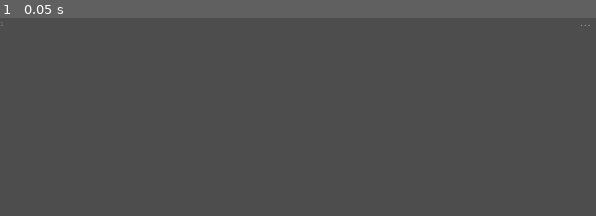
Above: before the commit, frame 1.
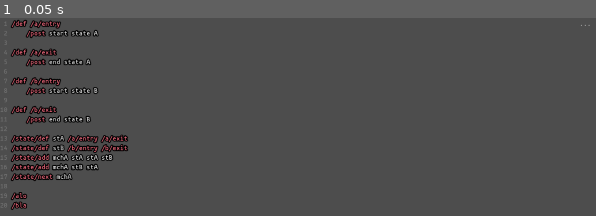
Above: after the commit, the same moment.

Repository: loopier/animatron
Game: Godot game, scene res://main.tscn
Two runs of this game, one before a commit and one after it. Both use one fixed random seed, a clock stepped at 60 frames per second and the inputs below.
Inputs:
- Up to frame 1 (0.05 s): no input

The runs differ from the first frame. In frame 1, 4.3% of the frame differs, in the area x 0-22%, y 1-97%.

Commit message:
Implement proto `/state*`

Diff:
--- a/CommandInterface.gd
+++ b/CommandInterface.gd
@@ -22,7 +22,8 @@
 @onready var actorsNode: Node
 @onready var routinesNode: Node
 @onready var stateMachines: Dictionary
-@onready var commandManger: Node
+@onready var stateChangedCallback: Callable
+@onready var commandManager: Node
 @onready var midiCommands: Array
 @onready var oscSender: OscReceiver
 var animationsLibrary: SpriteFrames ## The meta node containing these frames needs to be initialized in _ready
@@ -71,6 +72,7 @@
 	"/routine/finished": CommandDescription.new(finishedRoutine, "routine:s cmd:s", "Set the CMD to be sent when the ROUTINE (name) is finished.", Flags.asArray(true)),
 	"/wait": CommandDescription.new(wait, "time:f cmd:...", "Wait some TIME to execute the CMD.", Flags.asArray(true)),
 	# state machine
+	"/state/def": CommandDescription.new(defineState, "state:s entry:s exit:s", "Define a STATE with an ENTRY `/def` to be executed when the state begins, and an EXIT `/def` to be executed when it ends. Both should be existing `/def`s without parameters."),
 	"/state/add": CommandDescription.new(addState, "machine:s state:s next:s", "Add a STATE with a name to the state MACHI …(230 unchanged characters)…
 	"/states": CommandDescription.new(listStates, "", "Get a list of states for the given ACTOR."),
 	"/state/free": CommandDescription.new(freeState, "machine:s state:s", "Remove the STATE from the state MACHINE."),
@@ -184,7 +186,7 @@
 
 func forCommand(args: Array) -> Status:
 	var cmds: Array = ocl._for(args);
-	return commandManger.evalCommands(cmds, "CommandInterface")
+	return commandManager.evalCommands(cmds, "CommandInterface")
 
 ## Load commands from a file and return an array
 func loadCommandFile(path: String) -> Status:
@@ -437,8 +439,11 @@
 			msg += "\t%s\n" % [" ".join(subcmd)]
 		postWindow.set_text(msg)
 		return Status.ok(cmdDesc, msg)
-	#postWindow.set_text("[HELP] %s %s\n\n%s" % [cmd, cmdDesc.argsDescription, cmdDesc.description])
-	return Status.ok(cmdDesc, "[HELP] %s %s\n\n%s" % [cmd, cmdDesc.argsDescription, cmdDesc.description])
+
+	var msg = "[HELP] %s %s\n\n%s" % [cmd, cmdDesc.argsDescription, cmdDesc.description]
+	postWindow.set_text(msg)
+	postWindow.set_visible(true)
+	return Status.ok(cmdDesc, msg)
 
 ## Read a file with a [param filename] and return its OSC constent in a string
 func loadFile(filename: String) -> Status:
@@ -944,17 +949,24 @@
 func listStates() -> Status:
 	var machines := stateMachines.keys()
 	machines.sort()
-	var msg := "State machines:"
+	var msg := "State machines:\n"
 	for machine in machines:
 		msg += "%s(%s): %s" % [machine, stateMachines[machine].status(), stateMachines[machine].list()]
 	return Status.ok(machines, msg)
 
+func addStateMachine(name: String):
+	var machine = StateMachine.new()
+	machine.state_changed.connect(stateChangedCallback)
+	machine.name = name
+	stateMachines[name] = machine
+
+func defineState(name: String, entry: String, exit: String) -> Status:
+	StateMachine.defineState(name, entry, exit)
+	return Status.ok()
+
 func addState(args: Array) -> Status:
 	var machineName = args[0]
-	if not(stateMachines.has(machineName)):
-		var machine = StateMachine.new()
-		machine.name = machineName
-		stateMachines[machineName] = machine
+	if not(stateMachines.has(machineName)): addStateMachine(machineName)
 	stateMachines[machineName].addState(args[1], args.slice(2))
 	return Status.ok(stateMachines[machineName])
 
@@ -1099,5 +1111,5 @@
 	if result.isError(): return result
 	for actor in result.value:
 		var value = randf_range(float(args[2]), float(args[3]))
-		commandManger.evalCommand([command, actor.name, value], "CommandInterface")
+		commandManager.evalCommand([command, actor.name, value], "CommandInterface")
 	return Status.ok(true)
--- a/Main.gd
+++ b/Main.gd
@@ -43,7 +43,7 @@
 	self.add_child.call_deferred(osc)
 	osc.startServer()
 	osc.osc_msg_received.connect(_on_osc_msg_received)
-	cmdInterface.commandManger = self
+	cmdInterface.commandManager = self
 	cmdInterface.command_finished.connect(_on_command_finished)
 	cmdInterface.command_error.connect(_on_command_error)
 	cmdInterface.command_file_loaded.connect(_on_command_file_loaded)
@@ -58,6 +58,7 @@
 	cmdInterface.postWindow = get_node("HSplitContainer/VBoxContainer/PostWindow")
 	cmdInterface.routinesNode = get_node("Routines")
 	cmdInterface.stateMachines = Dictionary(stateMachines)
+	cmdInterface.stateChangedCallback = Callable(self, "_on_state_changed")
 	_init_midi()
 	cmdInterface.midiCommands = midiCommands
 
@@ -79,7 +80,8 @@
 		$HSplitContainer.set_visible(not($HSplitContainer.is_visible()))
 		_ignoreEvent()
 	if event.is_action_pressed("toggle_post", true):
-		$HSplitContainer/VBoxContainer.set_visible(not($HSplitContainer/VBoxContainer.is_visible()))
+		#$HSplitContainer/VBoxContainer.set_visible(not($HSplitContainer/VBoxContainer.is_visible()))
+		evalCommand(["/post/toggle"], "")
 		_ignoreEvent()
 	if event.is_action_pressed("clear_post", true):
 		$HSplitContainer/VBoxContainer/PostWindow.clear()
@@ -242,3 +244,7 @@
 func post(msg: String):
 	$HSplitContainer/VBoxContainer/PostWindow.set_text("%s\n%s" % [$HSplitContainer/VBoxContainer/PostWindow.get_text(), msg])
 	$HSplitContainer/VBoxContainer/PostWindow.set_caret_line($HSplitContainer/VBoxContainer/PostWindow.get_line_count())
+
+func _on_state_changed(cmd: Array):
+	Log.debug("Received signal -- State changed: %s" % [cmd])
+	evalCommand(cmd, "")
--- a/StateMachine.gd
+++ b/StateMachine.gd
@@ -1,8 +1,14 @@
 class_name StateMachine
+
+signal state_changed(cmd: Array)
 
 var name := ""
 var current := ""
 var states := {}
+static var stateDefs := {}
+
+static func defineState(name: String, entry: String, exit: String):
+	StateMachine.stateDefs[name] = {"entry": entry, "exit": exit}
 
 func addState(state: String, next: Array):
 	if isEmpty(): current = state
@@ -23,7 +29,11 @@
 	if not states.has(nextState):
 		Log.error("%s(%s) -- State not found: %s" % [name, current, nextState])
 		return
-	Log.verbose("%s(%s) -- Next state: %s" % [name, current,  nextState])
+	Log.debug("%s(%s) -- Next state: %s" % [name, current,  nextState])
+	Log.debug("%s(%s) -- Exit def: %s" % [name, current,  stateDefs[current].exit])
+	Log.debug("%s(%s) -- Entry def: %s" % [name, nextState,  stateDefs[nextState].exit])
+	state_changed.emit([stateDefs[current].exit])
+	state_changed.emit([stateDefs[nextState].entry])
 	current = nextState
 
 func isEmpty() -> bool:
--- a/main.tscn
+++ b/main.tscn
@@ -42,6 +42,26 @@
 theme = ExtResource("3_fotw2")
 theme_override_colors/font_outline_color = Color(0, 0, 0, 1)
 theme_override_constants/outline_size = 10
+text = "/def /a/entry
+    /post start state A
+
+/def /a/exit
+    /post end state A
+
+/def /b/entry
+    /post start state B
+
+/def /b/exit
+    /post end state B
+
+/state/def stA /a/entry /a/exit
+/state/def stB /b/entry /b/exit
+/state/add mchA stA stA stB
+/state/add mchA stB stA
+/state/next mchA
+
+/alo
+/bla"
 caret_type = 1
 syntax_highlighter = SubResource("CodeHighlighter_833ra")
 highlight_all_occurrences = true
